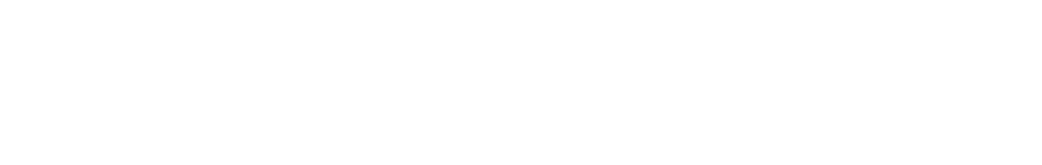
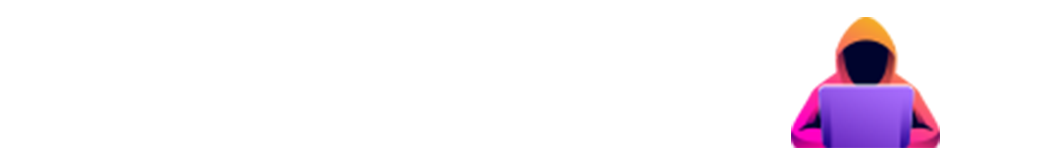
Layer changes from the first 1042x165 image to the second:
added layer "profile" above "bash-1" over [791, 17, 940, 148]
